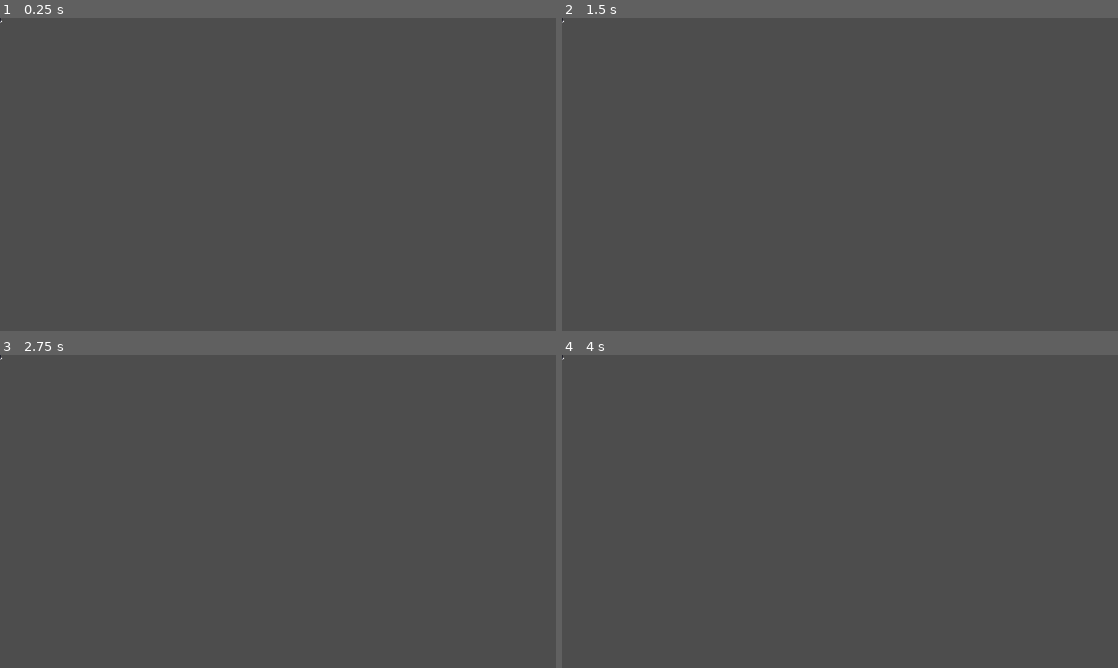
Above: before the commit, frames 1-4 (two rows, left to right).
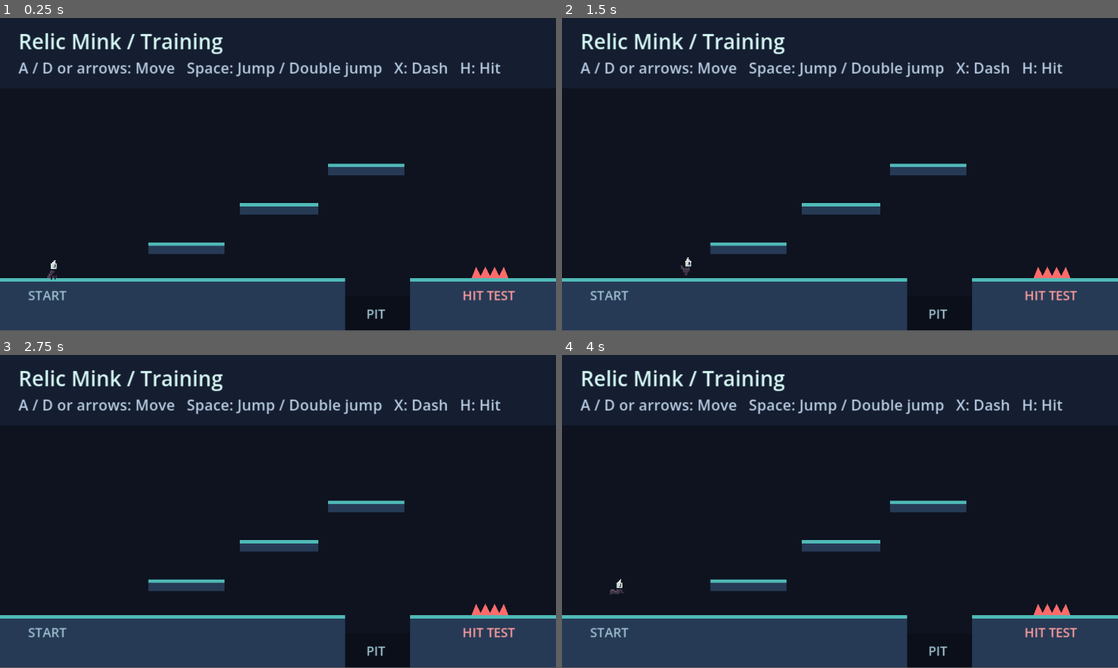
Above: after the commit, the same moments.

Repository: wonsgaddy/relicmink
Game: Godot game, scene res://training.tscn
Same seed, same stepped clock (60 frames per second), same inputs: the game is played once before the commit and once after it.
Inputs:
- Up to frame 1 (0.25 s): no input
- Up to frame 2 (1.5 s): tap Enter at 0.5 s; hold D (move_right, bound only after the commit) from 0.53 s (still down); tap X (dash, bound only after the commit) at 0.6 s; tap Space (jump, bound only after the commit) at 0.77, 1.07 s; tap H (test_hit, bound only after the commit) at 0.8, 1.35 s
- Up to frame 3 (2.75 s): tap Space (jump, bound only after the commit) at 1.52, 1.55, 1.82, 2.1 s; release D (move_right, bound only after the commit) at 2.03 s; hold A (move_left, bound only after the commit) from 2.03 s (still down); tap X (dash, bound only after the commit) at 2.3 s
- Up to frame 4 (4 s): tap Space (jump, bound only after the commit) at 2.75, 3.02, 3.32, 3.77, 3.8 s; release A (move_left, bound only after the commit) at 2.78 s; hold D (move_right, bound only after the commit) from 2.78 s (still down); tap X (dash, bound only after the commit) at 2.85 s; tap H (test_hit, bound only after the commit) at 3.05, 3.6 s
In our replay, the window is 800x450 before the commit and 800x449 after it. These sizes can differ from the game's own. Grey fills any space a smaller window leaves; there, only what the larger window draws over its background counts as a difference.

The runs differ from the first frame. In frame 1, 99% of the frame differs, in the area x 0-100%, y 0-100%; in frame 2, 99%; in frame 3, 100%; in frame 4, 99%.

Commit message:
Add playable 2D platformer training room

Diff:
--- /dev/null
+++ b/player.gd
@@ -0,0 +1,161 @@
+extends CharacterBody2D
+
+const RUN_SPEED := 128.0
+const JUMP_SPEED := 300.0
+const DOUBLE_JUMP_SPEED := 285.0
+const GRAVITY := 850.0
+const MAX_FALL_SPEED := 480.0
+const DASH_SPEED := 330.0
+const DASH_DURATION := 0.30
+const HIT_SPEED := 155.0
+const HIT_LIFT := 185.0
+
+@onready var sprite: AnimatedSprite2D = $AnimatedSprite2D
+@onready var dust: AnimatedSprite2D = $Dust
+@onready var spawn_position := position
+
+var facing := 1.0
+var dash_time := 0.0
+var air_dash_used := false
+var double_jump_used := false
+var hurt := false
+var move_input := 0.0
+
+
+func _ready() -> void:
+	sprite.animation_finished.connect(_on_animation_finished)
+	dust.animation_finished.connect(dust.hide)
+	sprite.play(&"Idle")
+
+
+func _physics_process(delta: float) -> void:
+	var was_on_floor := is_on_floor()
+	if was_on_floor:
+		air_dash_used = false
+		double_jump_used = false
+
+	move_input = Input.get_axis(&"move_left", &"move_right")
+	if Input.is_action_just_pressed(&"test_hit"):
+		take_hit(-facing)
+
+	if dash_time > 0.0:
+		dash_time = maxf(0.0, dash_time - delta)
+	elif hurt:
+		velocity.x = move_toward(velocity.x, 0.0, 420.0 * delta)
+		_apply_gravity(delta)
+	else:
+		if not is_zero_approx(move_input):
+			facing = signf(move_input)
+			sprite.flip_h = facing < 0.0
+		velocity.x = move_input * RUN_SPEED
+		_apply_gravity(delta)
+
+		if Input.is_action_just_pressed(&"dash") and not air_dash_used:
+			_start_dash()
+		elif Input.is_action_just_pressed(&"jump"):
+			_try_jump(was_on_floor)
+
+	move_and_slide()
+	if position.y > 320.0 or position.x < -40.0 or position.x > 520.0:
+		_respawn()
+		return
+
+	var landed := not was_on_floor and is_on_floor()
+	if hurt:
+		return
+	if dash_time > 0.0:
+		return
+	if sprite.animation == &"Dash_Init" or sprite.animation == &"Dash_Loop":
+		_play_motion_animation()
+	if landed and _is_air_animation():
+		sprite.play(&"Jump_Land")
+		_play_dust()
+	elif is_on_floor() and sprite.animation != &"Jump_Land":
+		_play_ground_animation()
+	elif not is_on_floor() and was_on_floor and not _is_air_animation():
+		_play_motion_animation()
+
+
+func take_hit(direction: float) -> void:
+	if hurt:
+		return
+	hurt = true
+	dash_time = 0.0
+	facing = -direction
+	sprite.flip_h = facing < 0.0
+	velocity = Vector2(direction * HIT_SPEED, -HIT_LIFT)
+	sprite.play(&"Damaged")
+
+
+func _apply_gravity(delta: float) -> void:
+	if not is_on_floor():
+		velocity.y = minf(velocity.y + GRAVITY * delta, MAX_FALL_SPEED)
+
+
+func _start_dash() -> void:
+	air_dash_used = true
+	dash_time = DASH_DURATION
+	velocity = Vector2(facing * DASH_SPEED, 0.0)
+	sprite.play(&"Dash_Init")
+	_play_dust()
+
+
+func _try_jump(on_floor: bool) -> void:
+	if on_floor:
+		velocity.y = -JUMP_SPEED
+		sprite.play(&"Jump_Init")
+	elif not double_jump_used:
+		double_jump_used = true
+		velocity.y = -DOUBLE_JUMP_SPEED
+		sprite.play(&"DoubleJump_Init")
+
+
+func _play_dust() -> void:
+	dust.flip_h = facing < 0.0
+	dust.position.x = -facing * 9.0
+	dust.stop()
+	dust.show()
+	dust.play(&"default")
+
+
+func _play_ground_animation() -> void:
+	sprite.play(&"Idle" if is_zero_approx(move_input) else &"Run")
+
+
+func _play_motion_animation() -> void:
+	if is_on_floor():
+		_play_ground_animation()
+	elif double_jump_used:
+		sprite.play(&"DoubleJump_Loop")
+	else:
+		sprite.play(&"Jump_Loop")
+
+
+func _is_air_animation() -> bool:
+	return sprite.animation in [&"Jump_Init", &"Jump_Loop", &"DoubleJump_Init", &"DoubleJump_Loop"]
+
+
+func _on_animation_finished() -> void:
+	match sprite.animation:
+		&"Jump_Init", &"DoubleJump_Init", &"Jump_Land":
+			_play_motion_animation()
+		&"Dash_Init":
+			sprite.play(&"Dash_Loop")
+		&"Damaged":
+			hurt = false
+			_play_motion_animation()
+
+
+func _respawn() -> void:
+	position = spawn_position
+	reset_physics_interpolation()
+	velocity = Vector2.ZERO
+	dash_time = 0.0
+	hurt = false
+	double_jump_used = false
+	air_dash_used = false
+	facing = 1.0
+	sprite.flip_h = false
+	sprite.play(&"Idle")
+	dust.stop()
+	dust.hide()
--- a/project.godot
+++ b/project.godot
@@ -11,19 +11,44 @@
 [application]
 
 config/name="Relic Mink"
-run/main_scene="uid://dgeya2louqqnf"
-config/features=PackedStringArray("4.7", "Forward Plus")
+run/main_scene="res://training.tscn"
+config/features=PackedStringArray("4.7", "GL Compatibility")
 config/icon="res://icon.svg"
 
 [display]
 
+window/size/viewport_width=480
+window/size/viewport_height=270
+window/size/window_width_override=960
+window/size/window_height_override=540
 window/stretch/mode="canvas_items"
-window/stretch/aspect="expand"
+window/stretch/aspect="keep"
 
-[physics]
+[input]
 
-3d/physics_engine="Jolt Physics"
+move_left={
+"deadzone": 0.2,
+"events": [Object(InputEventKey,"physical_keycode":65), Object(InputEventKey,"keycode":4194319)]
+}
+move_right={
+"deadzone": 0.2,
+"events": [Object(InputEventKey,"physical_keycode":68), Object(InputEventKey,"keycode":4194321)]
+}
+jump={
+"deadzone": 0.2,
+"events": [Object(InputEventKey,"physical_keycode":32)]
+}
+dash={
+"deadzone": 0.2,
+"events": [Object(InputEventKey,"physical_keycode":88)]
+}
+test_hit={
+"deadzone": 0.2,
+"events": [Object(InputEventKey,"physical_keycode":72)]
+}
 
 [rendering]
 
-rendering_device/driver.windows="d3d12"
+renderer/rendering_method="gl_compatibility"
+renderer/rendering_method.mobile="gl_compatibility"
+environment/defaults/default_clear_color=Color(0.055, 0.075, 0.12, 1)
--- /dev/null
+++ b/training.gd
@@ -0,0 +1,7 @@
+extends Node2D
+
+
+func _on_hazard_body_entered(body: Node2D) -> void:
+	if body == $Player:
+		var knockback := -1.0 if body.global_position.x <= $Hazard.global_position.x else 1.0
+		$Player.take_hit(knockback)
--- a/training.tscn
+++ b/training.tscn
@@ -1,6 +1,9 @@
 [gd_scene format=3 uid="uid://dgeya2louqqnf"]
 
 [ext_resource type="Texture2D" uid="uid://dn33lugqbjlld" path="res://mink.png" id="1_qd67k"]
+
+[ext_resource type="Script" path="res://player.gd" id="2_player"]
+[ext_resource type="Script" path="res://training.gd" id="3_training"]
 
 [sub_resource type="AtlasTexture" id="AtlasTexture_bhfuv"]
 atlas = ExtResource("1_qd67k")
@@ -166,9 +169,9 @@
 "duration": 1.0,
 "texture": SubResource("AtlasTexture_xggwa")
 }],
-"loop": 1,
+"loop": 0,
 "name": &"Damaged",
-"speed": 5.0
+"speed": 10.0
 }, {
 "frames": [{
 "duration": 1.0,
@@ -183,9 +186,9 @@
 "duration": 1.0,
 "texture": SubResource("AtlasTexture_o1m8u")
 }],
-"loop": 1,
+"loop": 0,
 "name": &"Dash_Init",
-"speed": 10.0
+"speed": 40.0
 }, {
 "frames": [{
 "duration": 1.0,
@@ -217,9 +220,9 @@
 "duration": 1.0,
 "texture": SubResource("AtlasTexture_m75q5")
 }],
-"loop": 1,
+"loop": 0,
 "name": &"DoubleJump_Init",
-"speed": 10.0
+"speed": 30.0
 }, {
 "frames": [{
 "duration": 1.0,
@@ -271,9 +274,9 @@
 "duration": 1.0,
 "texture": SubResource("AtlasTexture_w8kgf")
 }],
-"loop": 1,
+"loop": 0,
 "name": &"Jump_Init",
-"speed": 10.0
+"speed": 30.0
 }, {
 "frames": [{
 "duration": 1.0,
@@ -282,9 +285,9 @@
 "duration": 1.0,
 "texture": SubResource("AtlasTexture_tn7sj")
 }],
-"loop": 1,
+"loop": 0,
 "name": &"Jump_Land",
-"speed": 10.0
+"speed": 14.0
 }, {
 "frames": [{
 "duration": 1.0,
@@ -351,17 +354,112 @@
 "duration": 1.0,
 "texture": SubResource("AtlasTexture_o6f7f")
 }],
-"loop": 1,
+"loop": 0,
 "name": &"default",
-"speed": 10.0
+"speed": 14.0
 }]
 
 [sub_resource type="RectangleShape2D" id="RectangleShape2D_mks8r"]
 size = Vector2(16, 16)
 
+[sub_resource type="RectangleShape2D" id="RectangleShape2D_hazard"]
+size = Vector2(32, 10)
+
 [node name="Training" type="Node2D" unique_id=496674547]
+script = ExtResource("3_training")
+
+[node name="ControlBar" type="Polygon2D" parent="."]
+color = Color(0.085, 0.12, 0.19, 1)
+polygon = PackedVector2Array(0, 0, 480, 0, 480, 61, 0, 61)
+
+[node name="Basin" type="Polygon2D" parent="."]
+color = Color(0.045, 0.06, 0.10, 1)
+polygon = PackedVector2Array(0, 241, 480, 241, 480, 270, 0, 270)
+
+[node name="MainFloor" type="StaticBody2D" parent="."]
+position = Vector2(0, 225)
+
+[node name="Collision" type="CollisionPolygon2D" parent="MainFloor"]
+polygon = PackedVector2Array(0, 0, 298, 0, 298, 55, 0, 55)
+
+[node name="Surface" type="Polygon2D" parent="MainFloor"]
+color = Color(0.15, 0.23, 0.34, 1)
+polygon = PackedVector2Array(0, 0, 298, 0, 298, 55, 0, 55)
+
+[node name="Edge" type="Polygon2D" parent="MainFloor"]
+color = Color(0.31, 0.73, 0.72, 1)
+polygon = PackedVector2Array(0, 0, 298, 0, 298, 3, 0, 3)
+
+[node name="FarFloor" type="StaticBody2D" parent="."]
+position = Vector2(354, 225)
+
+[node name="Collision" type="CollisionPolygon2D" parent="FarFloor"]
+polygon = PackedVector2Array(0, 0, 126, 0, 126, 55, 0, 55)
+
+[node name="Surface" type="Polygon2D" parent="FarFloor"]
+color = Color(0.15, 0.23, 0.34, 1)
+polygon = PackedVector2Array(0, 0, 126, 0, 126, 55, 0, 55)
+
+[node name="Edge" type="Polygon2D" parent="FarFloor"]
+color = Color(0.31, 0.73, 0.72, 1)
+polygon = PackedVector2Array(0, 0, 126, 0, 126, 3, 0, 3)
+
+[node name="LowPlatform" type="StaticBody2D" parent="."]
+position = Vector2(128, 194)
+
+[node name="Collision" type="CollisionPolygon2D" parent="LowPlatform"]
+polygon = PackedVector2Array(0, 0, 66, 0, 66, 10, 0, 10)
+
+[node name="Surface" type="Polygon2D" parent="LowPlatform"]
+color = Color(0.15, 0.23, 0.34, 1)
+polygon = PackedVector2Array(0, 0, 66, 0, 66, 10, 0, 10)
+
+[node name="Edge" type="Polygon2D" parent="LowPlatform"]
+color = Color(0.31, 0.73, 0.72, 1)
+polygon = PackedVector2Array(0, 0, 66, 0, 66, 3, 0, 3)
+
+[node name="MidPlatform" type="StaticBody2D" parent="."]
+position = Vector2(207, 160)
+
+[node name="Collision" type="CollisionPolygon2D" parent="MidPlatform"]
+polygon = PackedVector2Array(0, 0, 68, 0, 68, 10, 0, 10)
+
+[node name="Surface" type="Polygon2D" parent="MidPlatform"]
+color = Color(0.15, 0.23, 0.34, 1)
+polygon = PackedVector2Array(0, 0, 68, 0, 68, 10, 0, 10)
+
+[node name="Edge" type="Polygon2D" parent="MidPlatform"]
+color = Color(0.31, 0.73, 0.72, 1)
+polygon = PackedVector2Array(0, 0, 68, 0, 68, 3, 0, 3)
+
+[node name="HighPlatform" type="StaticBody2D" parent="."]
+position = Vector2(283, 126)
+
+[node name="Collision" type="CollisionPolygon2D" parent="HighPlatform"]
+polygon = PackedVector2Array(0, 0, 66, 0, 66, 10, 0, 10)
+
+[node name="Surface" type="Polygon2D" parent="HighPlatform"]
+color = Color(0.15, 0.23, 0.34, 1)
+polygon = PackedVector2Array(0, 0, 66, 0, 66, 10, 0, 10)
+
+[node name="Edge" type="Polygon2D" parent="HighPlatform"]
+color = Color(0.31, 0.73, 0.72, 1)
+polygon = PackedVector2Array(0, 0, 66, 0, 66, 3, 0, 3)
+
+[node name="Hazard" type="Area2D" parent="."]
+position = Vector2(423, 220)
+collision_layer = 0
+
+[node name="CollisionShape2D" type="CollisionShape2D" parent="Hazard"]
+shape = SubResource("RectangleShape2D_hazard")
+
+[node name="Spikes" type="Polygon2D" parent="Hazard"]
+color = Color(1, 0.42, 0.42, 1)
+polygon = PackedVector2Array(-16, 5, -12, -5, -8, 3, -4, -5, 0, 3, 4, -5, 8, 3, 12, -5, 16, 5)
 
 [node name="Player" type="CharacterBody2D" parent="." unique_id=676901827]
+position = Vector2(46, 216)
+script = ExtResource("2_player")
 
 [node name="AnimatedSprite2D" type="AnimatedSprite2D" parent="Player" unique_id=2063487584]
 texture_filter = 1
@@ -369,11 +467,49 @@
 animation = &"Idle"
 
 [node name="Dust" type="AnimatedSprite2D" parent="Player" unique_id=1247657716]
+visible = false
 texture_filter = 1
 sprite_frames = SubResource("SpriteFrames_mxlqr")
-frame = 1
-frame_progress = 0.37663832
 
 [node name="CollisionShape2D" type="CollisionShape2D" parent="Player" unique_id=615861845]
 position = Vector2(0, 1)
 shape = SubResource("RectangleShape2D_mks8r")
+
+[node name="HUD" type="CanvasLayer" parent="."]
+
+[node name="Title" type="Label" parent="HUD"]
+offset_left = 16.0
+offset_top = 7.0
+theme_override_colors/font_color = Color(0.84, 0.97, 0.96, 1)
+theme_override_font_sizes/font_size = 18
+text = "Relic Mink / Training"
+
+[node name="Controls" type="Label" parent="HUD"]
+offset_left = 16.0
+offset_top = 34.0
+theme_override_colors/font_color = Color(0.72, 0.80, 0.89, 1)
+theme_override_font_sizes/font_size = 13
+text = "A / D or arrows: Move   Space: Jump / Double jump   X: Dash   H: Hit"
+
+[node name="SpawnMarker" type="Label" parent="HUD"]
+offset_left = 24.0
+offset_top = 232.0
+theme_override_colors/font_color = Color(0.62, 0.76, 0.82, 1)
+theme_override_font_sizes/font_size = 11
+text = "START"
+
+[node name="PitMarker" type="Label" parent="HUD"]
+offset_left = 316.0
+offset_top = 248.0
+theme_override_colors/font_color = Color(0.62, 0.76, 0.82, 1)
+theme_override_font_sizes/font_size = 11
+text = "PIT"
+
+[node name="HazardMarker" type="Label" parent="HUD"]
+offset_left = 399.0
+offset_top = 232.0
+theme_override_colors/font_color = Color(1, 0.62, 0.62, 1)
+theme_override_font_sizes/font_size = 11
+text = "HIT TEST"
+
+[connection signal="body_entered" from="Hazard" to="." method="_on_hazard_body_entered"]
Not shown, added: player.gd.uid
Not shown, added: training.gd.uid
